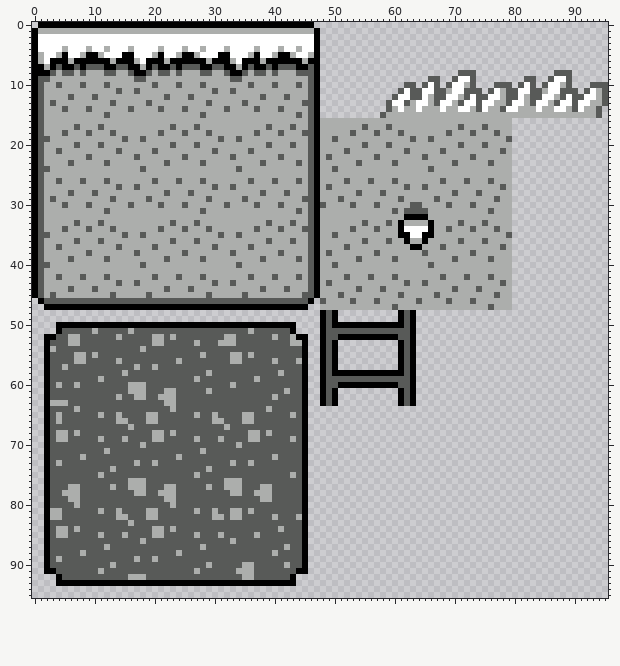
Sprite sheet -- level1/tiles.png. Above is the file before it was changed.
The file is 96x96 pixels.
New version:
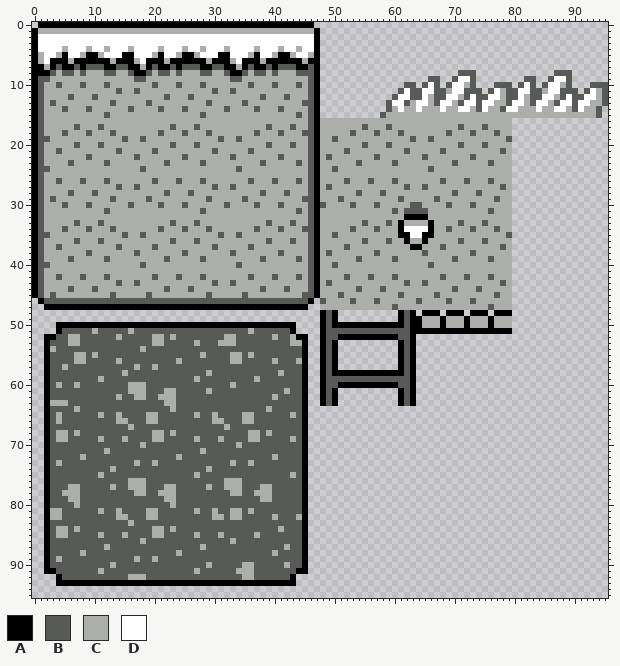
Palette (. is transparent): A #000000  B #585a58  C #acaeac  D #ffffff
The exact change:
y 48: x 65..67 ... -> AAA; x 69..71 ... -> AAA; x 73..75 ... -> AAA; x 77..79 ... -> AAA
y 49..50: x 64..79 ................ -> ACCCACCCACCCACCC
y 51: x 64..79 ................ -> AAAAAAAAAAAAAAAA
